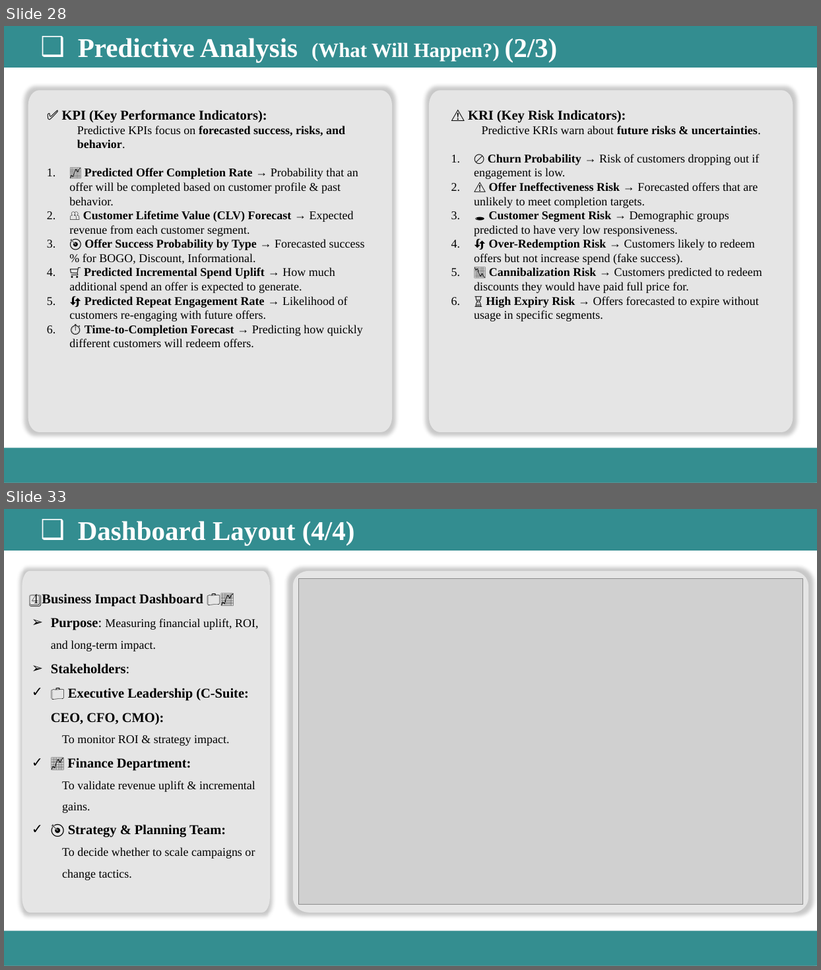
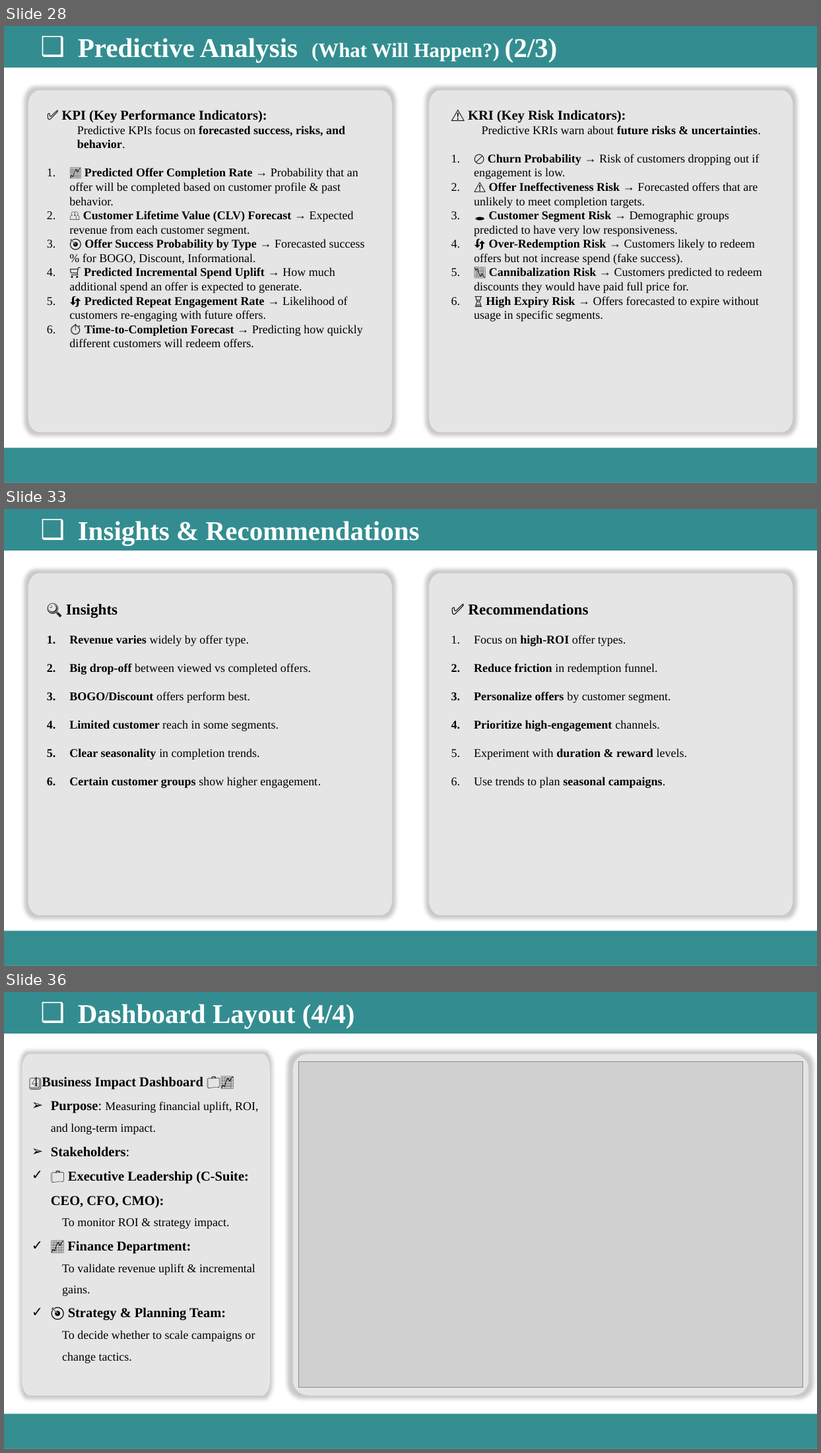
Before and after one commit to Dipesh-Ydv/Starbucks-Analysis, a slide deck: Starbucks_Analysis_Presentation.pptx. Shown one above the other, each under a label of ours: slides 28 and 33 before the commit, slides 28, 33 and 36 after it; the slides between them are not shown. The pictures are 821x970 and 821x1453 pixels, drawn with LibreOffice and Linux fonts; fonts in the diff are those of the drawing; grey boxes stand for pictures. Boxes give left, top, right and bottom in pixels: in the first picture for what was removed or moved away, otherwise in the second. Text is boxed around its words. In the diff, an @@ line names an element or a change of style, - is before the commit and + after.

```diff
--- a/Starbucks_Analysis_Presentation.pptx
+++ b/Starbucks_Analysis_Presentation.pptx
@@ slide 33 added at (x1=4, y1=509, x2=817, y2=966), background #FFFFFF; not listed: 1 template element that a slide beside it also shows @@
@@ rectangle added at (x1=4, y1=509, x2=817, y2=550), fill #338D90, outline #338D90 2 pt, 32 pt, text #FFFFFF, bold @@
+  ❑ Insights & Recommendations
@@ freeform shape added at (x1=28, y1=573, x2=393, y2=916), fill #FFFFFF at 54% opacity @@
@@ freeform shape added at (x1=429, y1=573, x2=793, y2=916), fill #FFFFFF at 54% opacity @@
@@ text added at (x1=66, y1=604, x2=321, y2=788), 14 pt, text #000000 @@
+🔍 Insights
+1. Revenue varies widely by offer type.
+2. Big drop-off between viewed vs completed offers.
+3. BOGO/Discount offers perform best.
+4. Limited customer reach in some segments.
+5. Clear seasonality in completion trends.
+6. Certain customer groups show higher engagement.
@@ text added at (x1=468, y1=604, x2=687, y2=788), 14 pt, text #000000, bold @@
+✅ Recommendations
+1. Focus on high-ROI offer types.
+2. Reduce friction in redemption funnel.
+3. Personalize offers by customer segment.
+4. Prioritize high-engagement channels.
+5. Experiment with duration & reward levels.
+6. Use trends to plan seasonal campaigns.
@@ what was slide 33 is now slide 36 @@
```
Also in this commit, not shown: 4 slides changed, 3 other slides added, 6 other files.
